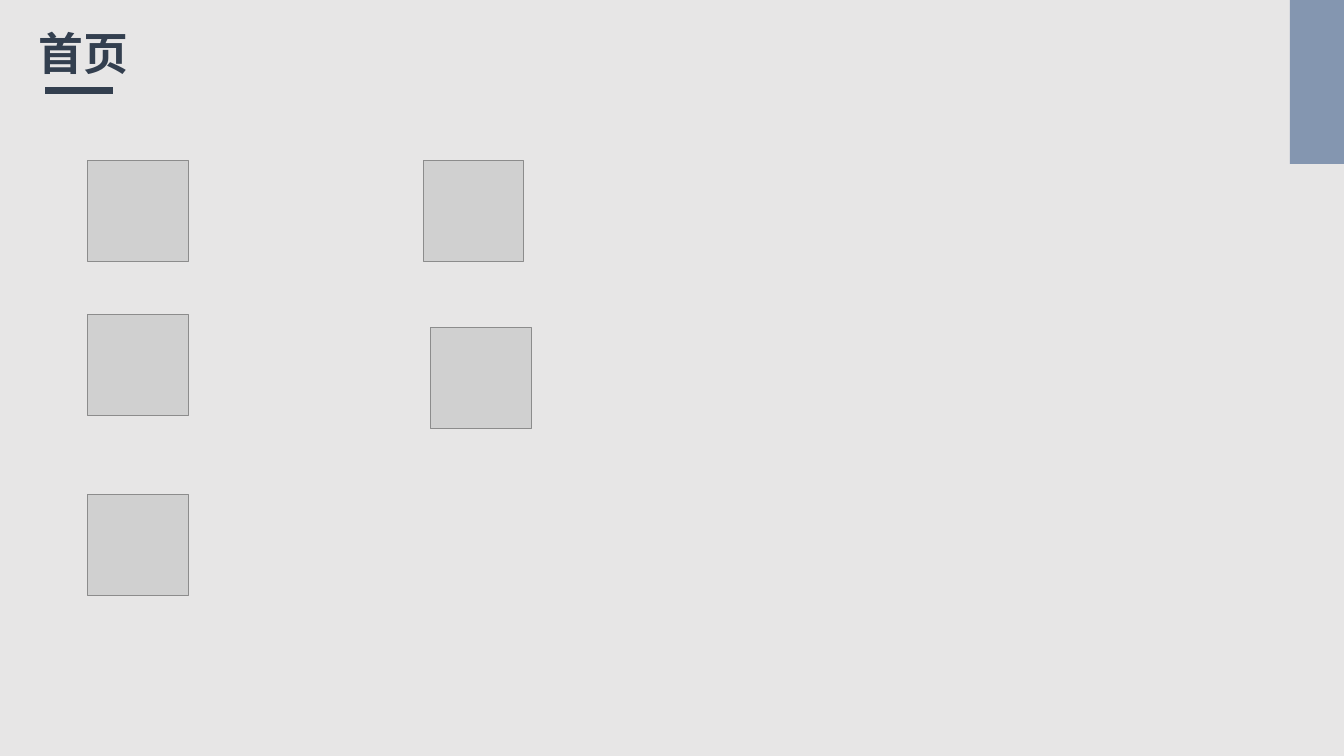
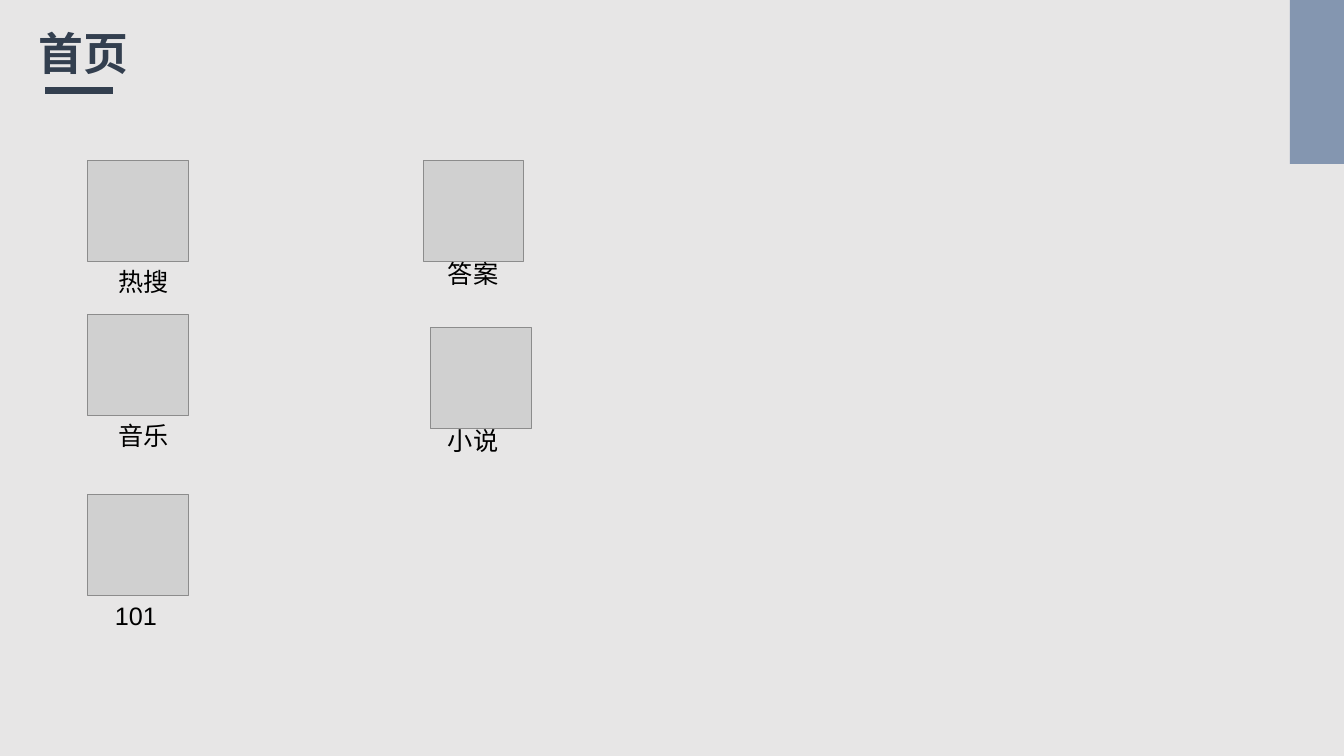
Before and after one commit to Bukehi/BukehiWeb, a slide deck: slide 2 of livefile/livepowerpoint.pptx. Drawn at 1344x756 pixels with LibreOffice and Linux fonts; fonts in the diff are those of the drawing; grey boxes stand for pictures. Boxes give left, top, right and bottom in pixels: in the first picture for what was removed or moved away, otherwise in the second. Text is boxed around its words. In the diff, an @@ line names an element or a change of style, - is before the commit and + after.

```diff
--- a/livefile/livepowerpoint.pptx
+++ b/livefile/livepowerpoint.pptx
@@ text added at <box>118,269,168,293</box>, 18 pt, text #000000 @@
+热搜
@@ text added at <box>448,261,498,285</box>, 18 pt, text #000000 @@
+答案
@@ text added at <box>118,423,168,447</box>, 18 pt, text #000000 @@
+音乐
@@ text added at <box>448,428,498,452</box>, 18 pt, text #000000 @@
+小说
@@ text added at <box>115,607,157,626</box>, 18 pt, text #000000 @@
+101
```
Also in this commit, not shown: 1 other slide changed, 1 slide added, 1 other file.
